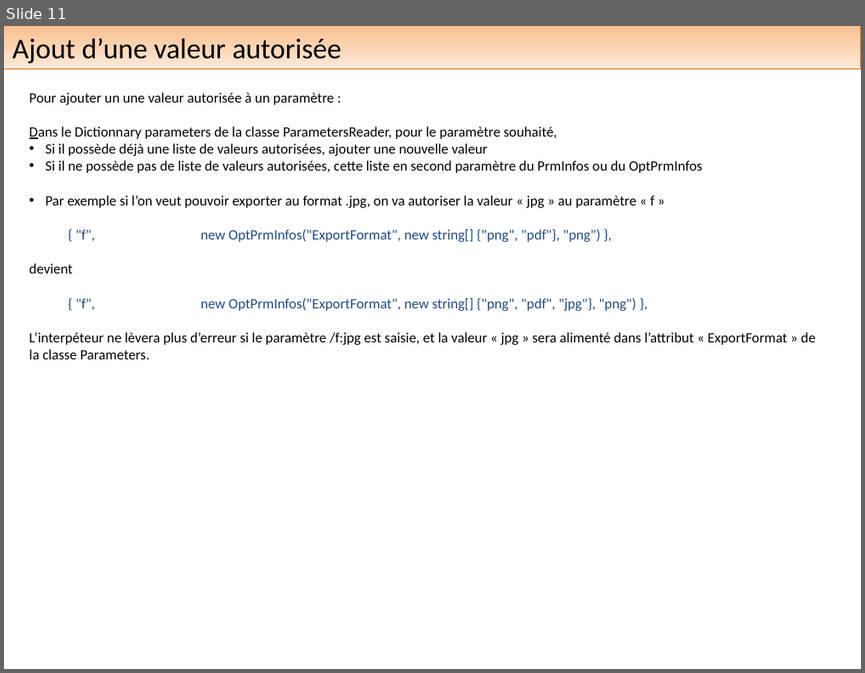
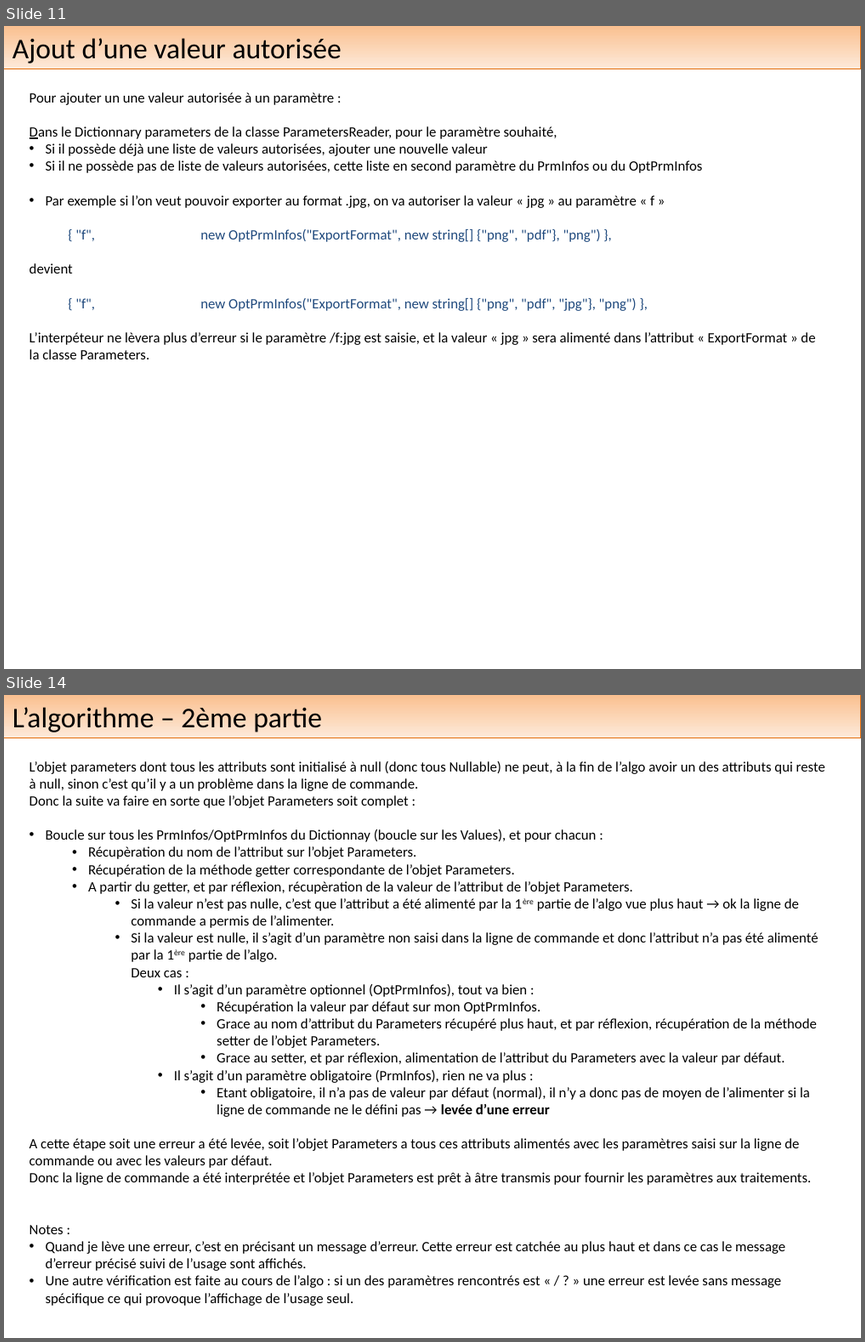
Before and after one commit to vpoiaghi/CardsMaster, a slide deck: doc/L'exportation en ligne de commande.pptx. Shown one above the other, each under a label of ours: slide 11 before the commit, slides 11 and 14 after it; the slides between them are not shown. The pictures are 865x673 and 865x1342 pixels, drawn with LibreOffice and Linux fonts; fonts in the diff are those of the drawing. Boxes give left, top, right and bottom in pixels: in the first picture for what was removed or moved away, otherwise in the second. Text is boxed around its words. In the diff, an @@ line names an element or a change of style, - is before the commit and + after.

Commit message:
doc : add algorithm to command line ppt document

```diff
--- a/doc/L'exportation en ligne de commande.pptx
+++ b/doc/L'exportation en ligne de commande.pptx
@@ slide 14 added at (4,695,861,1338), background #FFFFFF @@
@@ rectangle added at (4,695,861,737), fill gradient #FAC090 to #FDEADA, outline #E46C0A 0.75 pt, 24 pt, text #000000 @@
+L’algorithme – 2ème partie
@@ text added at (30,761,825,1305), 12 pt, text #000000 @@
+L’objet parameters dont tous les attributs sont initialisé à null (donc tous Nullable) ne peut, à la fin de l’algo avoir un des attributs qui reste à null, sinon c’est qu’il y a un problème dans la ligne de commande.
+Donc la suite va faire en sorte que l’objet Parameters soit complet :
+• Boucle sur tous les PrmInfos/OptPrmInfos du Dictionnay (boucle sur les Values), et pour chacun :
+  • Récupèration du nom de l’attribut sur l’objet Parameters.
+  • Récupération de la méthode getter correspondante de l’objet Parameters.
+  • A partir du getter, et par réflexion, récupèration de la valeur de l’attribut de l’objet Parameters.
+    • Si la valeur n’est pas nulle, c’est que l’attribut a été alimenté par la 1ère partie de l’algo vue plus haut → ok la ligne de commande a permis de l’alimenter.
+    • Si la valeur est nulle, il s’agit d’un paramètre non saisi dans la ligne de commande et donc l’attribut n’a pas été alimenté par la 1ère partie de l’algo.
+    Deux cas :
+      • Il s’agit d’un paramètre optionnel (OptPrmInfos), tout va bien :
+        • Récupération la valeur par défaut sur mon OptPrmInfos.
+        • Grace au nom d’attribut du Parameters récupéré plus haut, et par réflexion, récupération de la méthode setter de l’objet Parameters.
+        • Grace au setter, et par réflexion, alimentation de l’attribut du Parameters avec la valeur par défaut.
+      • Il s’agit d’un paramètre obligatoire (PrmInfos), rien ne va plus :
+        • Etant obligatoire, il n’a pas de valeur par défaut (normal), il n’y a donc pas de moyen de l’alimenter si la ligne de commande ne le défini pas → levée d’une erreur
+A cette étape soit une erreur a été levée, soit l’objet Parameters a tous ces attributs alimentés avec les paramètres saisi sur la ligne de commande ou avec les valeurs par défaut.
+Donc la ligne de commande a été interprétée et l’objet Parameters est prêt à âtre transmis pour fournir les paramètres aux traitements.
+Notes :
+• Quand je lève une erreur, c’est en précisant un message d’erreur. Cette erreur est catchée au plus haut et dans ce cas le message d’erreur précisé suivi de l’usage sont affichés.
+• Une autre vérification est faite au cours de l’algo : si un des paramètres rencontrés est « / ? » une erreur est levée sans message spécifique ce qui provoque l’affichage de l’usage seul.
```
Also in this commit, not shown: 2 other slides added.
